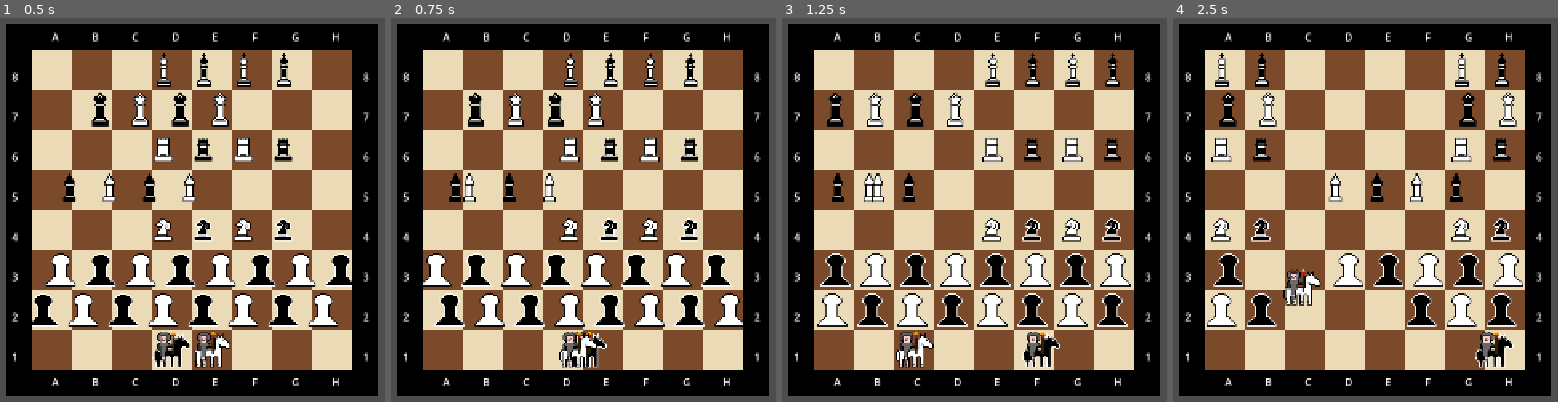
Above: before the commit, frames 1-4 (left to right).
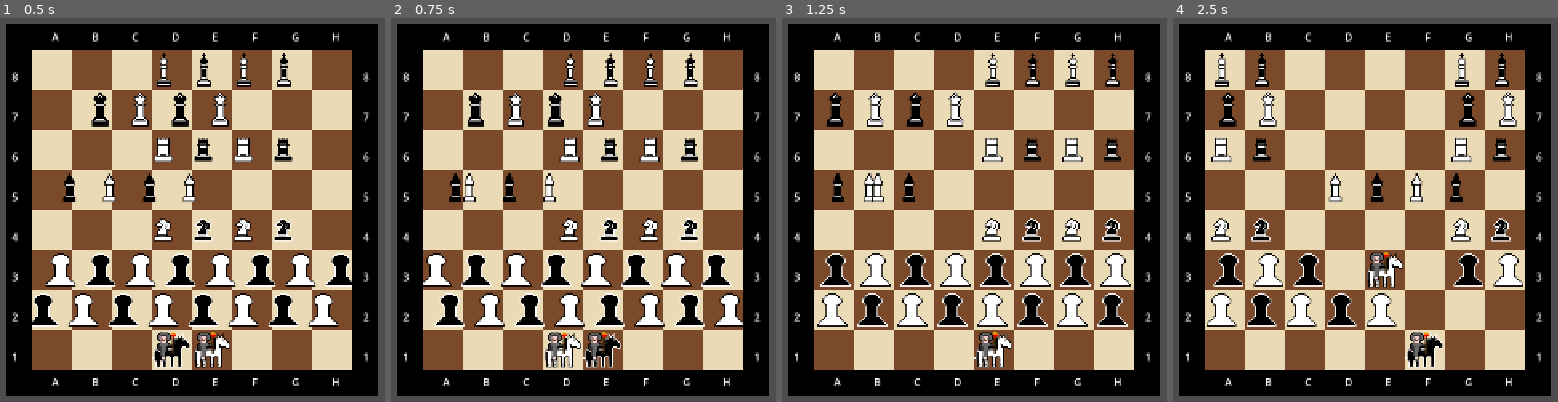
Above: after the commit, the same moments.

Repository: codebyabarrios/Pyramid-Chess
Game: Godot game, scene res://scenes/main.tscn
Same seed, same stepped clock (60 frames per second), same inputs: the game is played once before the commit and once after it.
Inputs (mouse positions are in pixels of both pictures, inside the frame that each line leads up to):
- Up to frame 1 (0.5 s): no input
- Up to frame 2 (0.75 s): tap Enter at 0.5 s; move the mouse to (outside the picture) at 0.52 s; hold D (p1_right) from 0.53 s (still down); hold Left (p2_left) from 0.53 s (still down); click (outside the picture) at 0.67 s
- Up to frame 3 (1.25 s): keep holding D (p1_right); keep holding Left (p2_left); tap Right (p2_right) at 0.8 s
- Up to frame 4 (2.5 s): move the mouse to (outside the picture) at 1.27 s; release D (p1_right) at 1.28 s; release Left (p2_left) at 1.28 s; hold Down 1.28-2.03 s; tap Right (p2_right) at 1.35 s; tap Up (p2_up) at 1.55 s; move the mouse to (outside the picture) at 2.02 s; hold D (p1_right) from 2.03 s (still down); hold Up (p2_up) from 2.03 s (still down); tap Left (p2_left) at 2.3 s

Frame 1 is identical in both runs. In frame 2, 1.5% of the frame differs, in the area x 40-60%, y 81-92%; in frame 3, 1.8%; in frame 4, 6.3%, in the area x 20-90%, y 60-92%.

Commit message:
Modificando el desplazamiento de los jinetes para que en vez de moverse libremente, se muevan de casilla a casilla

Diff:
--- a/scenes/main character/main_character.gd
+++ b/scenes/main character/main_character.gd
@@ -7,7 +7,7 @@
 # Interruptor para saber si es el Jugador 1 (WASD) o el Jugador 2 (Flechas)
 var is_player_one = true
 
-const SPEED = 200.0
+const TILE_SIZE = 64
 
 func _ready():
 	# Conectamos la colisión para comer piezas
@@ -21,25 +21,26 @@
 	$Sprite2D.texture = load(texture_path)
 
 func _process(delta):
-	var input_vector = Vector2.ZERO
+	var move_direction = Vector2.ZERO
 
 	if is_player_one:
-		if Input.is_action_pressed("p1_right"):
-			input_vector.x += 1
-		if Input.is_action_pressed("p1_left"):
-			input_vector.x -= 1
-		if Input.is_action_pressed("p1_up"):
-			input_vector.y -= 1
+		if Input.is_action_just_pressed("p1_right"):
+			move_direction.x = 1
+		if Input.is_action_just_pressed("p1_left"):
+			move_direction.x = -1
+		if Input.is_action_just_pressed("p1_up"):
+			move_direction.y = -1
 	else:
-		if Input.is_action_pressed("p2_right"):
-			input_vector.x += 1
-		if Input.is_action_pressed("p2_left"):
-			input_vector.x -= 1
-		if Input.is_action_pressed("p2_up"):
-			input_vector.y -= 1
+		if Input.is_action_just_pressed("p2_right"):
+			move_direction.x = 1
+		if Input.is_action_just_pressed("p2_left"):
+			move_direction.x = -1
+		if Input.is_action_just_pressed("p2_up"):
+			move_direction.y = -1
 
-	if input_vector != Vector2.ZERO:
-		position += input_vector.normalized() * SPEED * delta
+	if move_direction != Vector2.ZERO:
+		position.x += move_direction.x * TILE_SIZE
+		position.y += move_direction.y * TILE_SIZE
 
 func _on_area_entered(area_que_tocamos: Area2D):
 	var piece = area_que_tocamos.get_parent()
